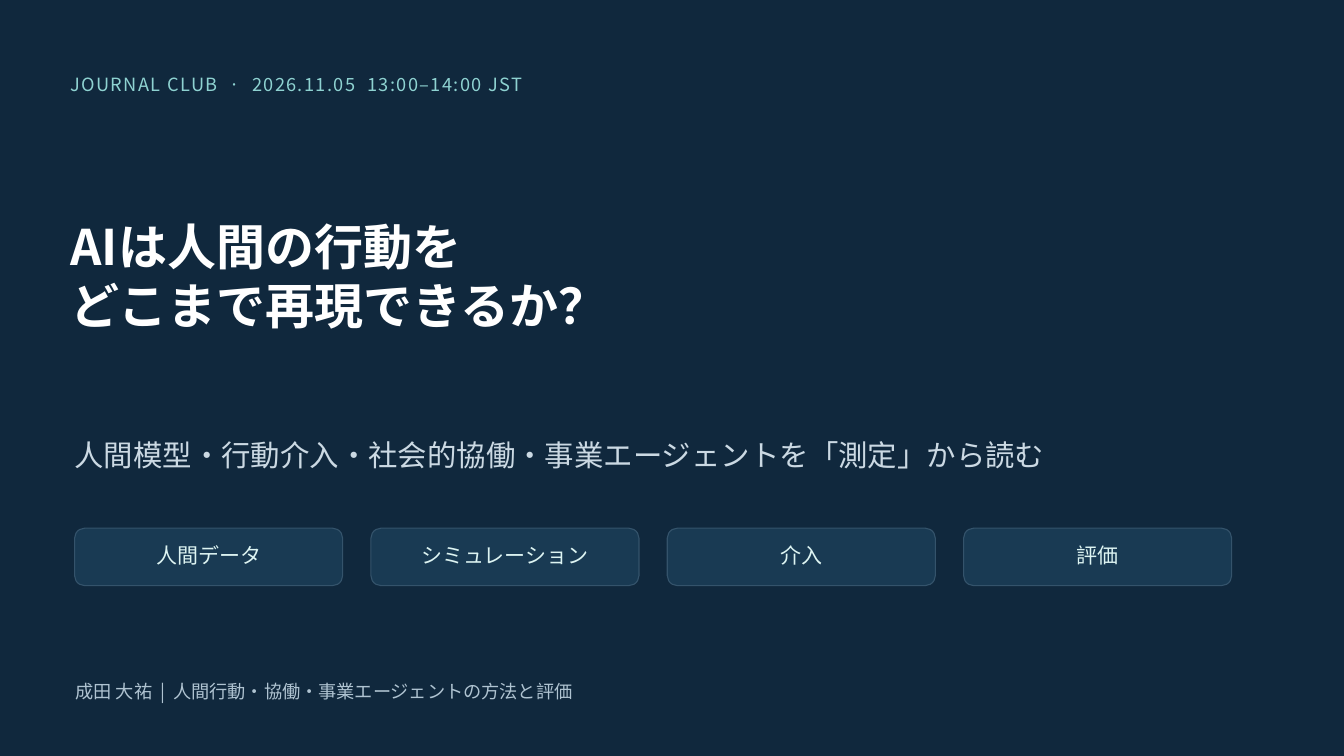
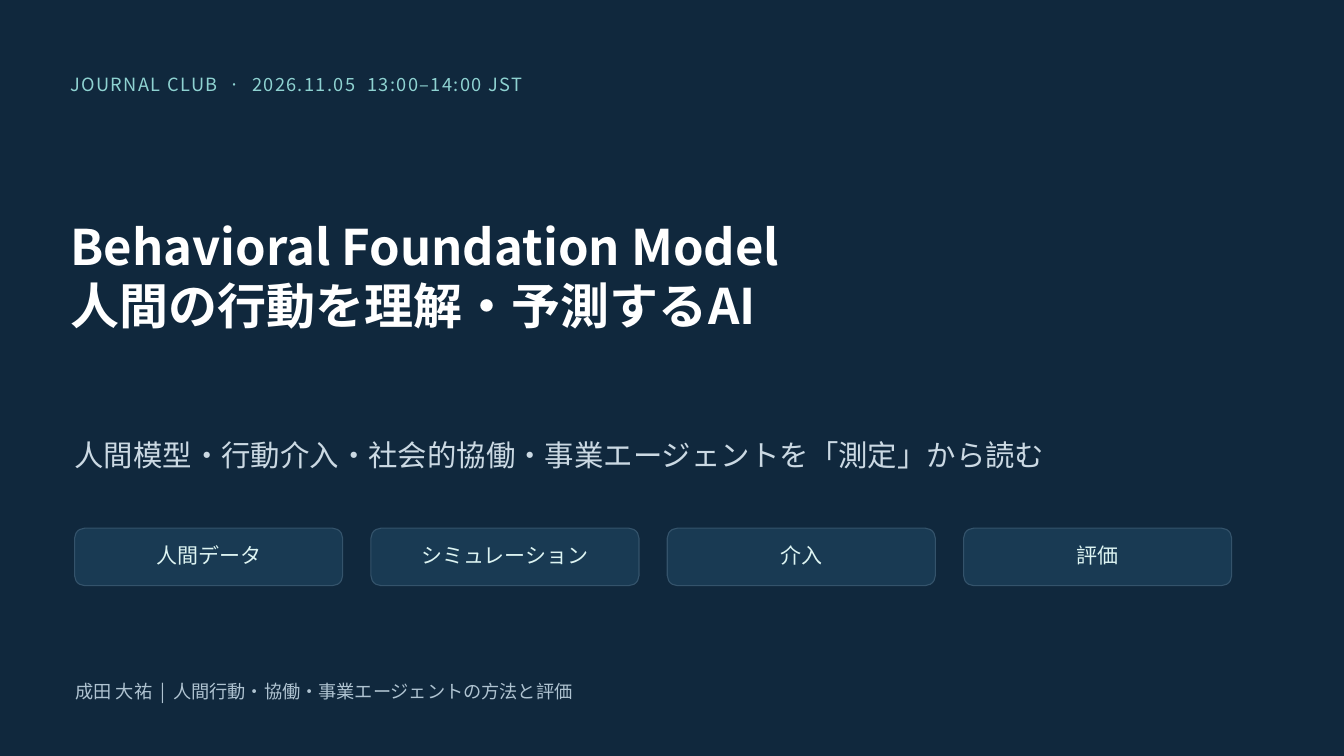
Before and after one commit to Daisuke134/anicca, a slide deck: slide 1 of docs/research/manager/masterclass/2026-11-04-p04-causal/journal_club/AI_BEHAVIOR_JOURNAL_CLUB_60MIN_JA.pptx. Drawn at 1344x756 pixels with LibreOffice and Linux fonts; fonts in the diff are those of the drawing. Boxes give left, top, right and bottom in pixels: in the first picture for what was removed or moved away, otherwise in the second. Text is boxed around its words. In the diff, an @@ line names an element or a change of style, - is before the commit and + after.

Commit message:
slides(manager): refresh public 34-slide talk with behavioral foundation model and real results

```diff
--- a/docs/research/manager/masterclass/2026-11-04-p04-causal/journal_club/AI_BEHAVIOR_JOURNAL_CLUB_60MIN_JA.pptx
+++ b/docs/research/manager/masterclass/2026-11-04-p04-causal/journal_club/AI_BEHAVIOR_JOURNAL_CLUB_60MIN_JA.pptx
@@ text at box(71, 225, 779, 329): text changed @@
-AIは人間の行動を
-どこまで再現できるか？
+Behavioral Foundation Model
+人間の行動を理解・予測するAI
```
Also in this commit, not shown: 2 other slides changed, 1 other file.
